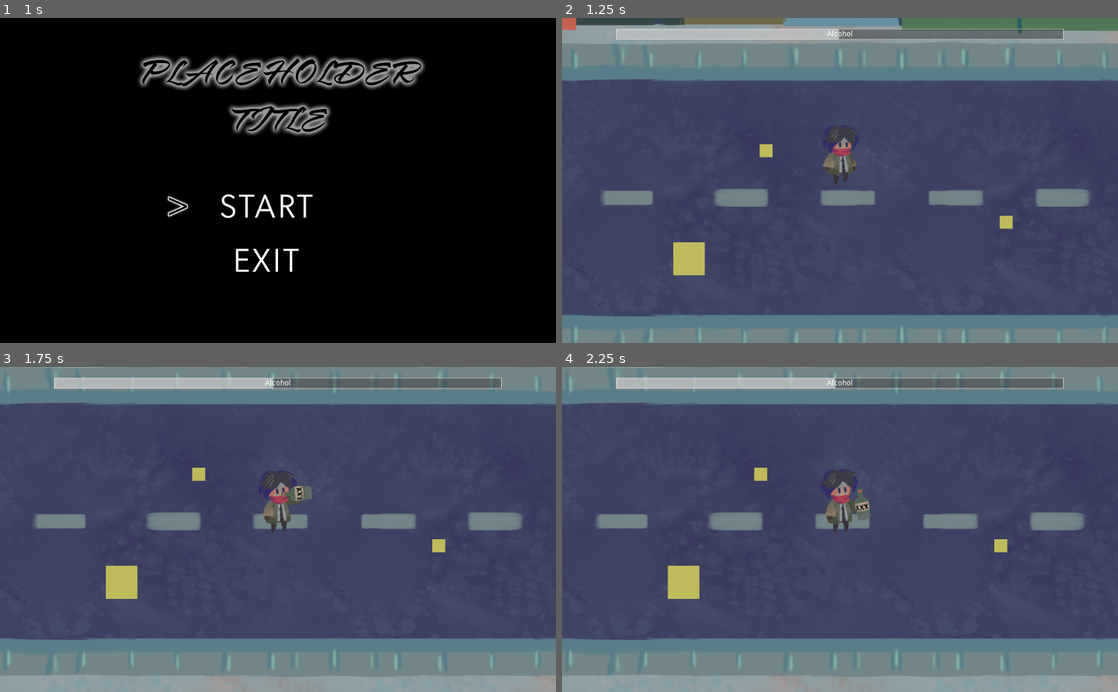
Above: before the commit, frames 1-4 (two rows, left to right).
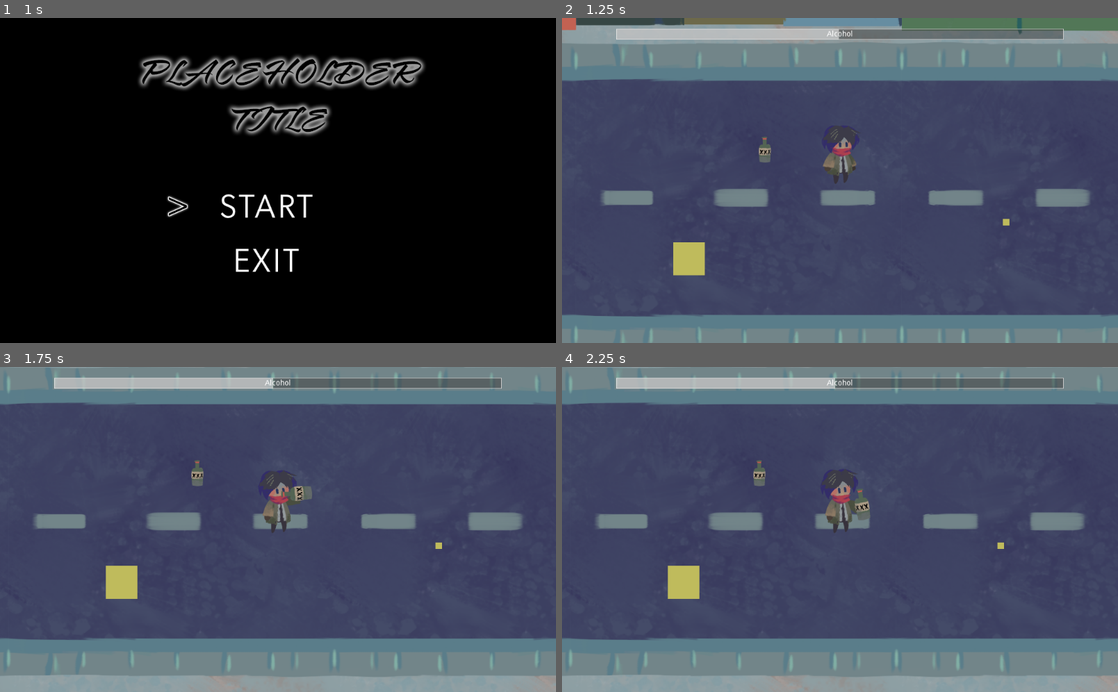
Above: after the commit, the same moments.

Repository: kris-pearman/global-game-jam-2021
Game: Godot game, scene res://Scenes/Screens/Title.tscn
Two runs of this game, one before a commit and one after it. Both use one fixed random seed, a clock stepped at 60 frames per second and the inputs below. The engine's default icon, where the game draws it, is replaced by a stand-in: a white triangle on a blue panel in a dark square. Sound files missing from this copy of the repository are replaced by a short silence.
Inputs:
- Up to frame 1 (1 s): tap Enter (ui_accept) at 0.5, 0.77 s; hold Right (right) from 0.53 s (still down)
- Up to frame 2 (1.25 s): keep holding Right (right)
- Up to frame 3 (1.75 s): release Right (right) at 1.28 s; hold Down (down) from 1.28 s (still down); tap Enter (ui_accept) at 1.52 s
- Up to frame 4 (2.25 s): release Down (down) at 2.03 s; hold Right (right) from 2.03 s (still down)

Frame 1 is identical in both runs. In frame 2, 0.2% of the frame differs, in the area x 35-82%, y 36-65%; in frame 3, 0.2%; in frame 4, 0.2%.

Commit message:
added pickup booze sprite, added test scenes to their folder

Diff:
--- a/Global Game Jam 2021/Scenes/Pickup/Pickup.tscn
+++ b/Global Game Jam 2021/Scenes/Pickup/Pickup.tscn
@@ -10,6 +10,7 @@
 script = ExtResource( 1 )
 
 [node name="Sprite" type="Sprite" parent="."]
+scale = Vector2( 0.5, 0.5 )
 texture = ExtResource( 2 )
 
 [node name="Collider" type="Area2D" parent="."]
--- a/Global Game Jam 2021/Scenes/Pickup/Pickupable.gd
+++ b/Global Game Jam 2021/Scenes/Pickup/Pickupable.gd
@@ -5,6 +5,8 @@
 
 
 func _ready():
+	if type == "booze":
+		$Sprite.texture = preload("res://Assets/Player/Cutouts/Bottle.png")
 	Events.connect("player_collided_with_pickup",self,"on_pickup")
 
 
Renamed: Global Game Jam 2021/Scenes/Animation Test.tscn -> Global Game Jam 2021/Scenes/Test Scenes/Animation Test.tscn
Renamed: Global Game Jam 2021/Scenes/Collider Test.tscn -> Global Game Jam 2021/Scenes/Test Scenes/Collider Test.tscn
Renamed: Global Game Jam 2021/Scenes/Test.tscn -> Global Game Jam 2021/Scenes/Test Scenes/Test.tscn
